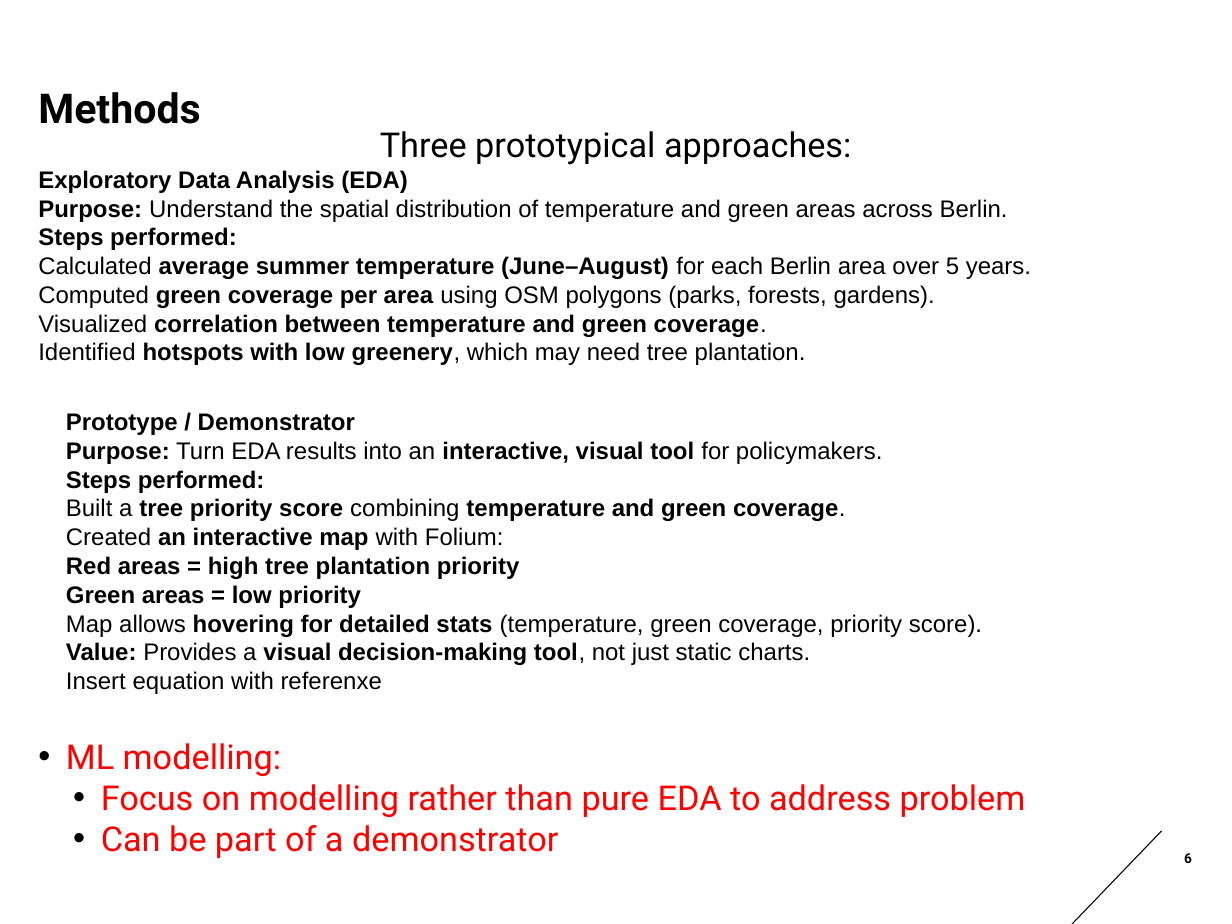
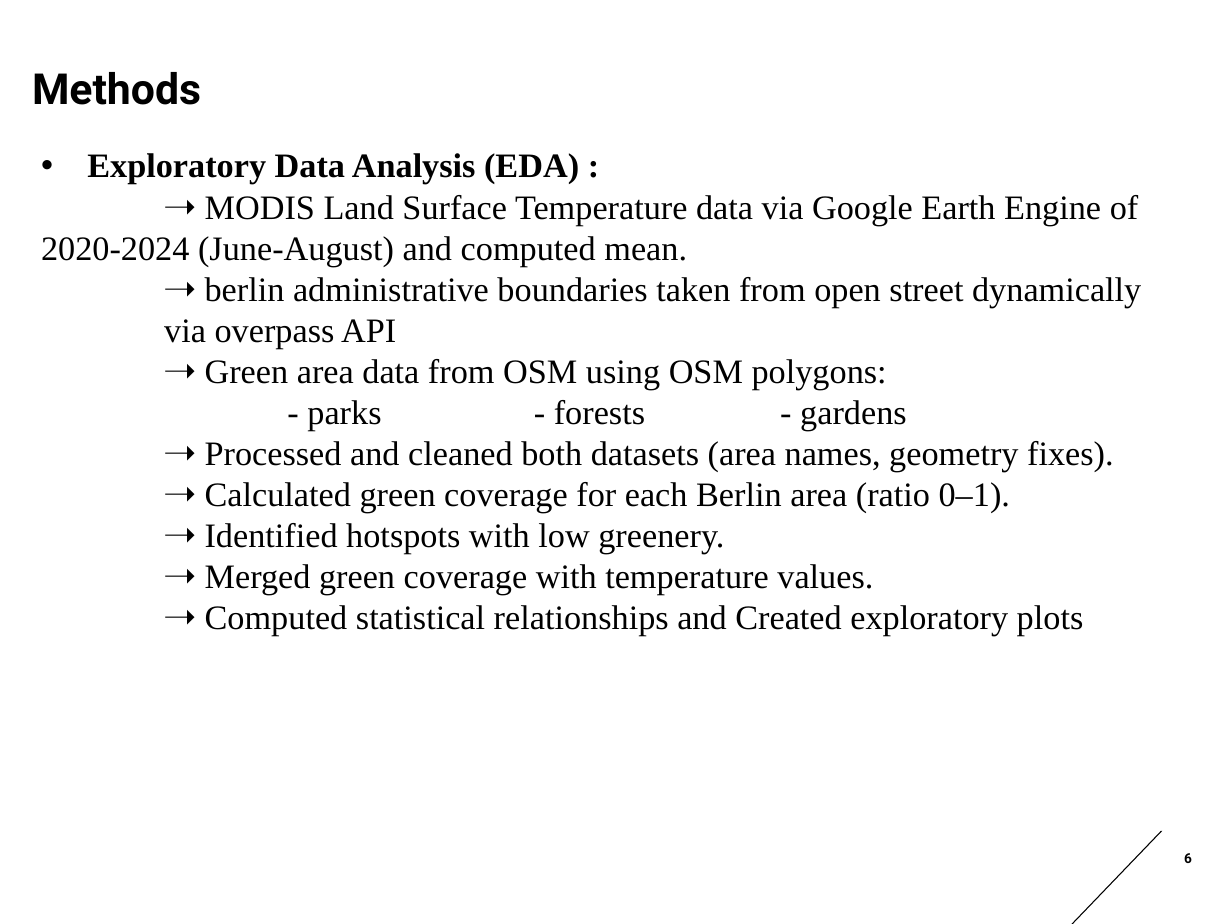
Before and after one commit to Nusrat2810/Heat_Map_Urban_technology, a slide deck: slide 6 of presentation/Heat_Priority_Map.pptx. Drawn at 1232x924 pixels with LibreOffice and Linux fonts; fonts in the diff are those of the drawing. Boxes give left, top, right and bottom in pixels: in the first picture for what was removed or moved away, otherwise in the second. Text is boxed around its words. In the diff, an @@ line names an element or a change of style, - is before the commit and + after.

Commit message:
method slide completed

```diff
--- a/presentation/Heat_Priority_Map.pptx
+++ b/presentation/Heat_Priority_Map.pptx
@@ title "Methods": place and size @@
-title "Methods" at [38, 92, 200, 124]
+title "Methods" at [32, 72, 201, 105]
@@ title "Methods" at [32, 72, 201, 105]: size 24 to 25 pt @@
@@ text at [41, 153, 1141, 636]: text changed; size 14 to 20 pt; font Arial to Times New Roman @@
-Three prototypical approaches:
-Exploratory Data Analysis (EDA)
-Purpose: Understand the spatial distribution of temperature and green areas across Berlin.
-Steps performed:
-  Calculated average summer temperature (June–August) for each Berlin area over 5 years.
-  Computed green coverage per area using OSM polygons (parks, forests, gardens).
-  Visualized correlation between temperature and green coverage.
-  Identified hotspots with low greenery, which may need tree plantation.
-Prototype / Demonstrator
-Purpose: Turn EDA results into an interactive, visual tool for policymakers.
-Steps performed:
-  Built a tree priority score combining temperature and green coverage.
-  Created an interactive map with Folium:
-    Red areas = high tree plantation priority
-    Green areas = low priority
-  Map allows hovering for detailed stats (temperature, green coverage, priority score).
-Value: Provides a visual decision-making tool, not just static charts.
-Insert equation with referenxe
-• ML modelling:
-  • Focus on modelling rather than pure EDA to address problem
-  • Can be part of a demonstrator
+• Exploratory Data Analysis (EDA) :
+  ➝ MODIS Land Surface Temperature data via Google Earth Engine of 2020-2024 (June-August) and computed mean.
+  ➝ berlin administrative boundaries taken from open street dynamically
+  via overpass API
+  ➝ Green area data from OSM using OSM polygons:
+  - parks - forests - gardens
+  ➝ Processed and cleaned both datasets (area names, geometry fixes).
+  ➝ Calculated green coverage for each Berlin area (ratio 0–1).
+  ➝ Identified hotspots with low greenery.
+  ➝ Merged green coverage with temperature values.
+  ➝ Computed statistical relationships and Created exploratory plots
```
Also in this commit, not shown: 1 other slide changed, 1 slide added.
